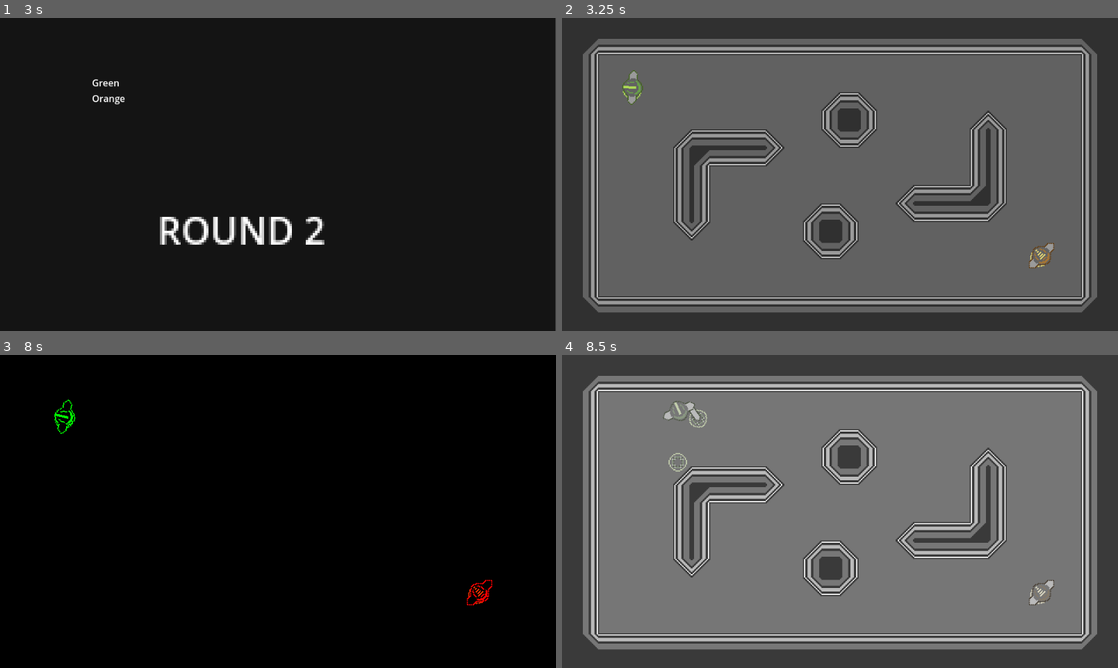
Above: before the commit, frames 1-4 (two rows, left to right).
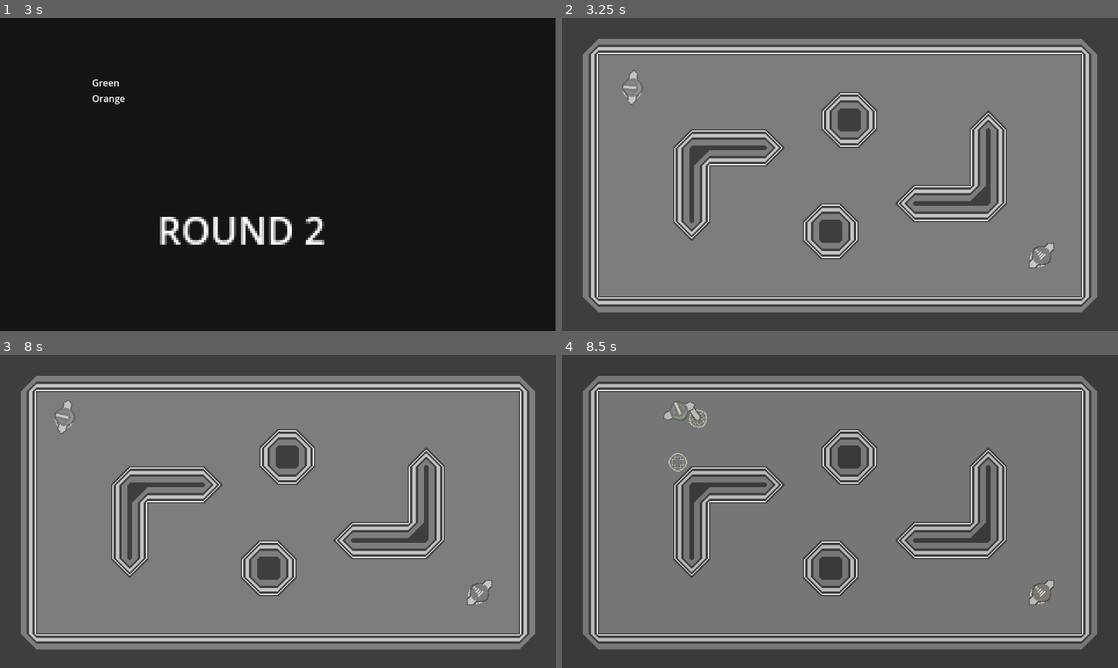
Above: after the commit, the same moments.

Repository: catgirl-software/nor2
Game: Godot game, scene res://scenes/game_scenes/title.tscn
The game is run twice, just before and just after one commit, with the same random seed, the same clock (stepped at 60 frames per second) and the same inputs.
Inputs (mouse positions are in pixels of both pictures, inside the frame that each line leads up to):
- Up to frame 1 (3 s): click "nort harder" at 0.5 s; tap Enter at 1.25 s; move the mouse to (400, 158) at 1.27 s; hold D (keyboard_right) 1.28-2.03 s; tap Space (keyboard_throw) at 1.35, 2.1, 2.75, 2.85 s; click (400, 158) at 1.42 s; move the mouse to (166, 190) at 2.02 s; hold S (keyboard_down) 2.03-2.78 s; move the mouse to (333, 105) at 2.77 s; hold D (keyboard_right) from 2.78 s (still down)
- Up to frame 2 (3.25 s): keep holding D (keyboard_right)
- Up to frame 3 (8 s): move the mouse to (250, 574) at 3.52 s; release D (keyboard_right) at 3.53 s; hold W (keyboard_up) 3.53-4.28 s; tap Space (keyboard_throw) every 0.75 s from 3.6 to 7.35 s; click (250, 574) at 3.67 s; move the mouse to (444, 558) at 4.27 s; hold A (keyboard_left) 4.28-5.78 s; move the mouse to (111, 464) at 5.02 s; move the mouse to (305, 511) at 5.77 s; hold S (keyboard_down) 5.78-6.53 s; click (305, 511) at 5.92 s; move the mouse to (194, 433) at 6.52 s; hold D (keyboard_right) 6.53-7.28 s; move the mouse to (400, 495) at 7.27 s; hold W (keyboard_up) from 7.28 s (still down)
- Up to frame 4 (8.5 s): move the mouse to (728, 527) at 8.02 s; release W (keyboard_up) at 8.03 s; hold D (keyboard_right) from 8.03 s (still down); tap Space (keyboard_throw) at 8.1 s; click (728, 527) at 8.17 s

Frame 1 is identical in both runs. In frame 2, 71% of the frame differs, in the area x 3-97%, y 6-94%; in frame 3, 100%, in the area x 0-100%, y 0-100%; in frame 4, nothing differs.

Commit message:
make saturation reset on round start

Diff:
--- a/autoloads/round_handler.gd
+++ b/autoloads/round_handler.gd
@@ -17,6 +17,7 @@
 	for n in DiscManager.get_children():
 		DiscManager.remove_child(n)
 		n.queue_free()
+
 	get_tree().change_scene_to_packed(intermission)
 
 func go_to_level():
--- a/sprites/Events.gd
+++ b/sprites/Events.gd
@@ -1,3 +1,4 @@
 extends Node
 
 signal ball_speed_changed(delta: float)
+signal ball_speed_reset()
--- a/sprites/Lum.gd
+++ b/sprites/Lum.gd
@@ -4,6 +4,12 @@
 
 func _ready():
 	Events.ball_speed_changed.connect(ball_speed_changed)
+	Events.ball_speed_reset.connect(reset)
+	total_speed = 0
+	ball_speed_changed(0)
+
+func reset():
+	ball_speed_changed(-total_speed)
 
 func ball_speed_changed(delta):
 	total_speed += delta
